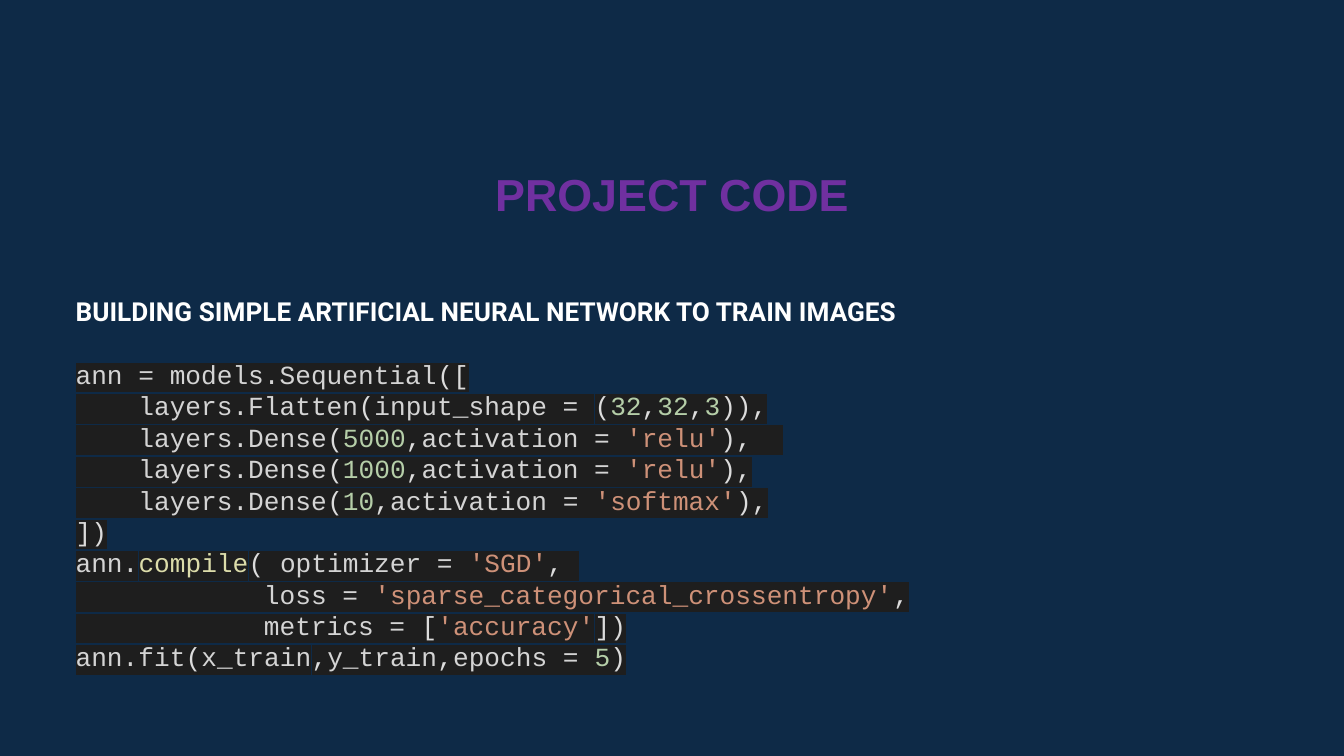
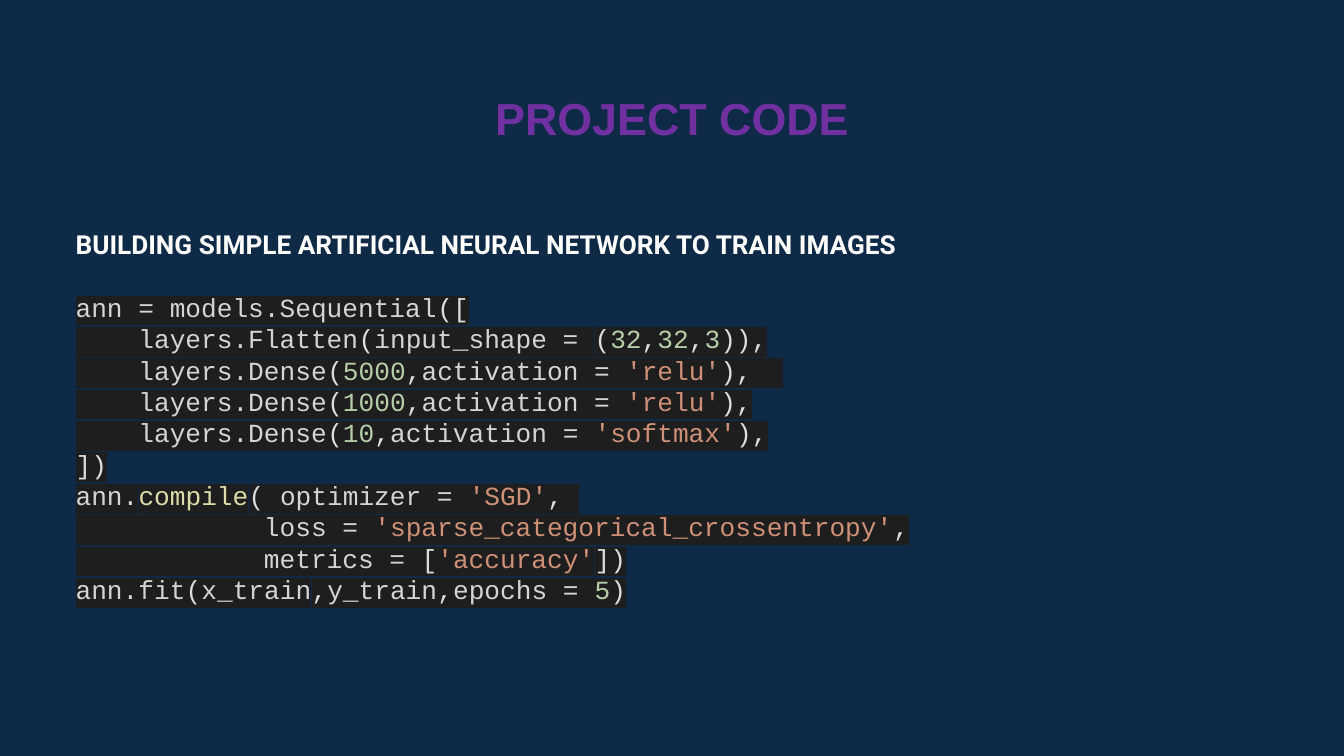
Before and after one commit to UsamaSani/Image_Classification, a slide deck: slide 14 of AI PRESENTATION.pptx (slide 12 before the commit). Drawn at 1344x756 pixels with LibreOffice and Linux fonts; fonts in the diff are those of the drawing. Boxes give left, top, right and bottom in pixels: in the first picture for what was removed or moved away, otherwise in the second. Text is boxed around its words. In the diff, an @@ line names an element or a change of style, - is before the commit and + after.

Commit message:
Project Presentation

```diff
--- a/AI PRESENTATION.pptx
+++ b/AI PRESENTATION.pptx
@@ text "PROJECT CODE": place and size @@
-text "PROJECT CODE" at box(495, 180, 848, 212)
+text "PROJECT CODE" at box(495, 104, 848, 136)
@@ text "BUILDING SIMPLE ARTIFICIAL NEURAL NETWORK ...": place and size @@
-text "BUILDING SIMPLE ARTIFICIAL NEURAL NETWORK ..." at box(76, 302, 909, 674)
+text "BUILDING SIMPLE ARTIFICIAL NEURAL NETWORK ..." at box(76, 235, 909, 607)
```
Also in this commit, not shown: 8 other slides changed, 2 slides added, 1 other file.
